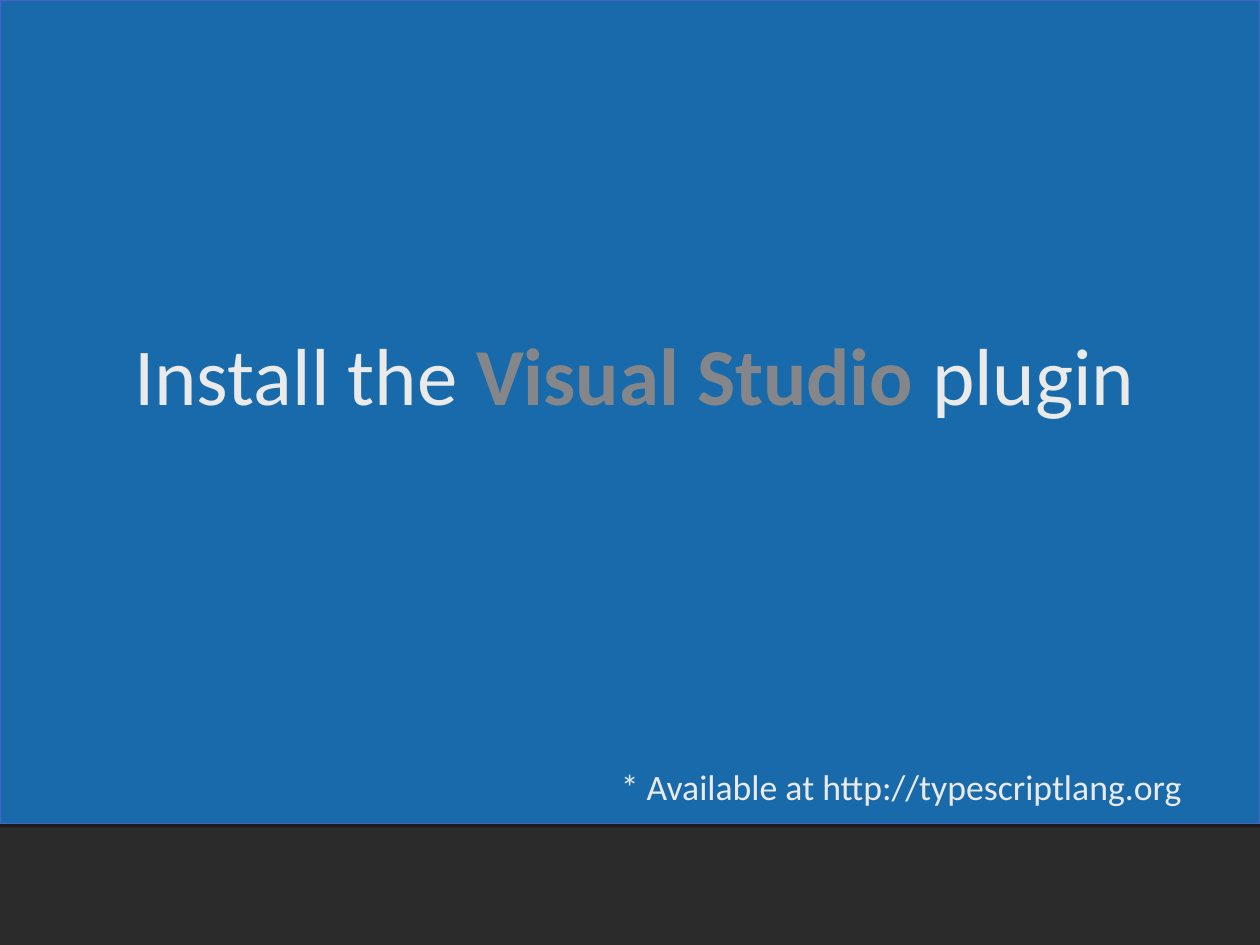
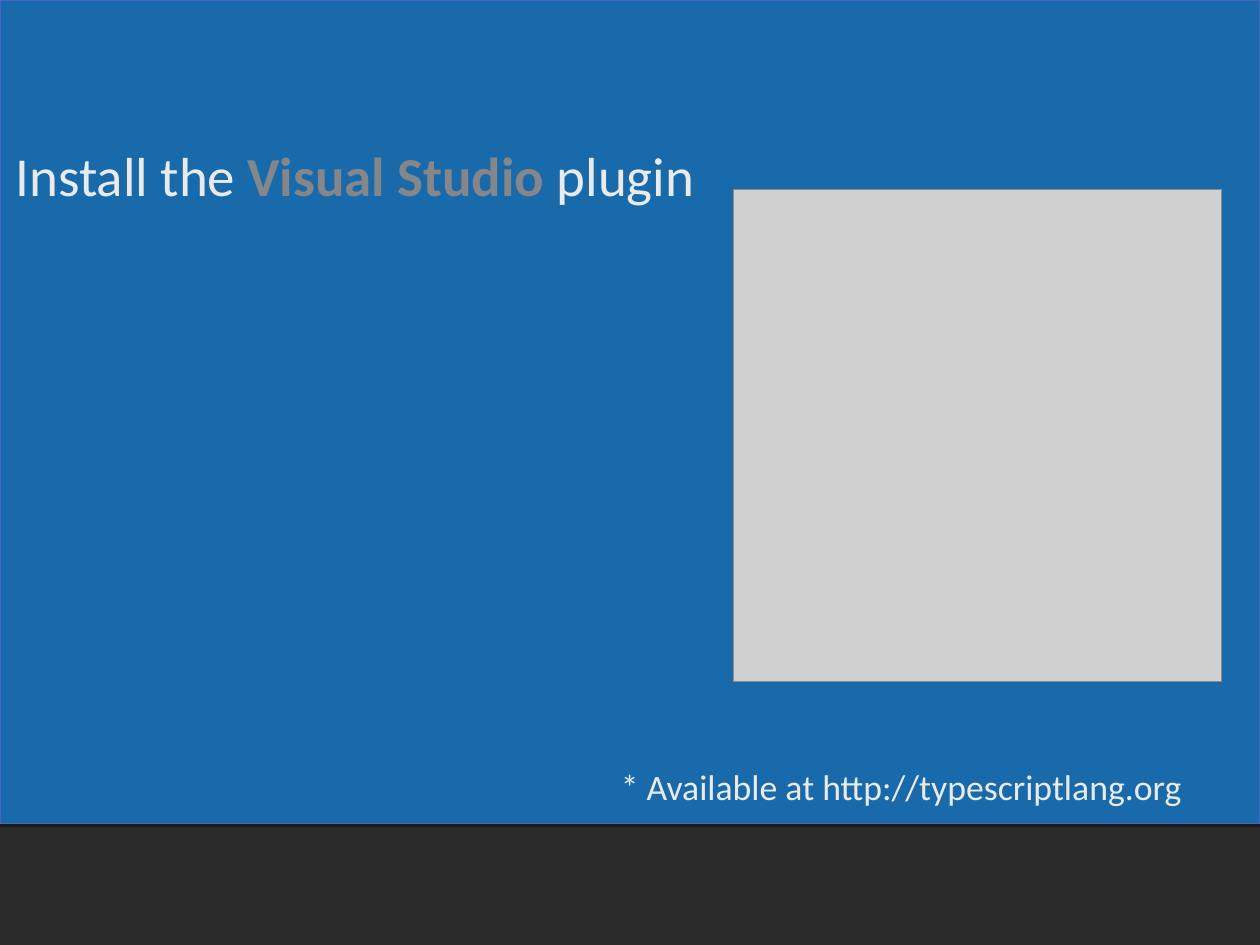
Before and after one commit to derikwhittaker/Demo.DevReach, a slide deck: slide 19 of TypeScript/Derik.Whittaker-Typescript.ppt (slide 18 before the commit). Drawn at 1260x945 pixels with LibreOffice and Linux fonts; fonts in the diff are those of the drawing; grey boxes stand for pictures; background and template pictures are left out; a plain dark background stands for a picture behind light text. Boxes give left, top, right and bottom in pixels: in the first picture for what was removed or moved away, otherwise in the second. Text is boxed around its words. In the diff, an @@ line names an element or a change of style, - is before the commit and + after.

```diff
--- a/TypeScript/Derik.Whittaker-Typescript.ppt
+++ b/TypeScript/Derik.Whittaker-Typescript.ppt
@@ text "Install the Visual Studio plugin": place and size @@
-text "Install the Visual Studio plugin" at bbox=[134, 348, 1134, 419]
+text "Install the Visual Studio plugin" at bbox=[16, 157, 694, 206]
@@ text "Install the Visual Studio plugin" at bbox=[16, 157, 694, 206]: size 46.2 to 31.4 pt @@
@@ picture added at bbox=[733, 189, 1222, 682] @@
```
Also in this commit, not shown: 5 other slides changed, 2 slides added, 1 other file.
